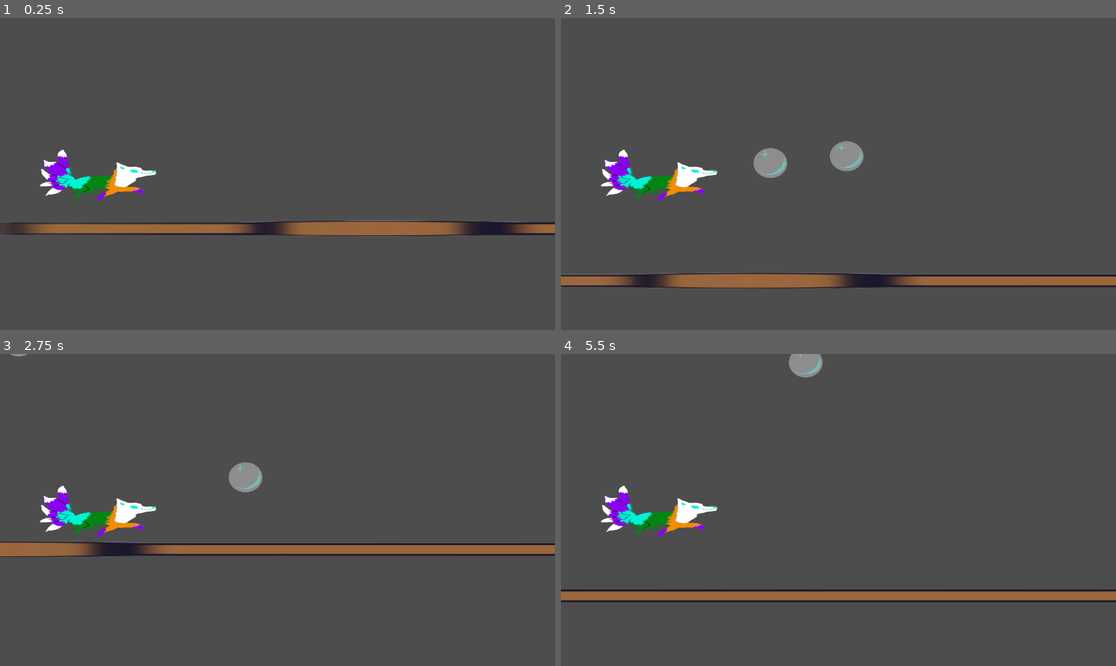
Above: before the commit, frames 1-4 (two rows, left to right).
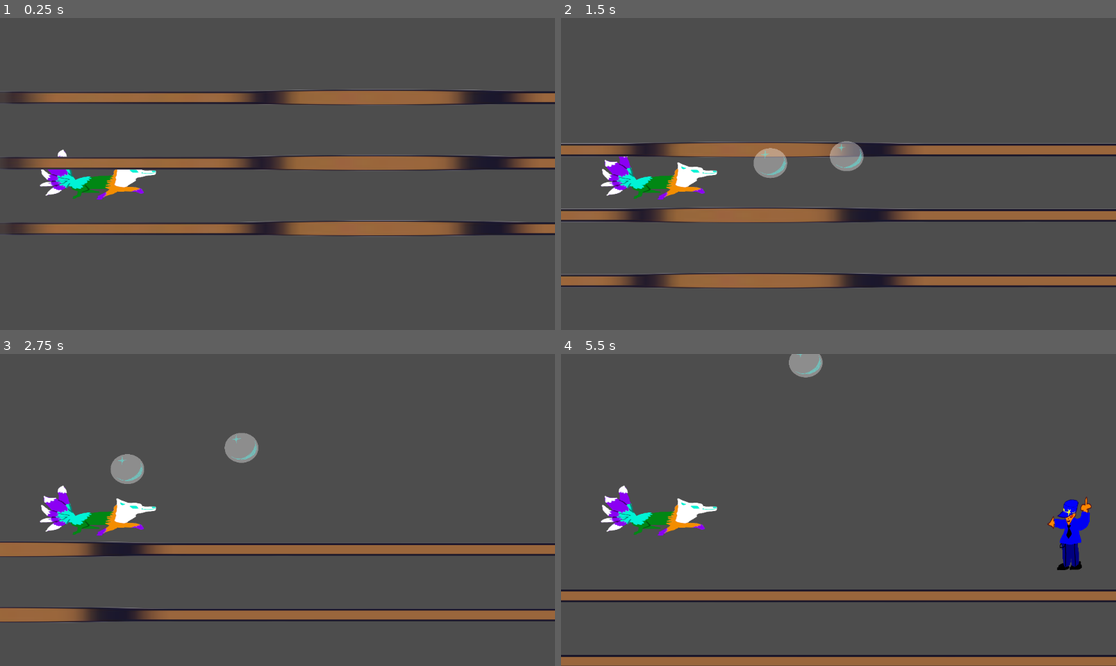
Above: after the commit, the same moments.

Repository: blacitea/waterslide
Game: Godot game, scene res://levels/level1.tscn
The game is run twice, just before and just after one commit, with the same random seed, the same clock (stepped at 60 frames per second) and the same inputs. This scene is started directly instead of the project's main scene. The engine's default icon, where the game draws it, is replaced by a stand-in: a white triangle on a blue panel in a dark square.
Inputs:
- Up to frame 1 (0.25 s): no input
- Up to frame 2 (1.5 s): tap Enter (ui_accept) at 0.5, 0.77 s; hold Right (ui_right) from 0.53 s (still down); tap Z (shoot_bubble) at 0.6, 1.35 s
- Up to frame 3 (2.75 s): tap Enter (ui_accept) at 1.52 s; release Right (ui_right) at 2.03 s; hold Left (ui_left) from 2.03 s (still down); tap Z (shoot_bubble) at 2.1 s
- Up to frame 4 (5.5 s): release Left (ui_left) at 2.78 s; hold Right (ui_right) 2.78-4.28 s; tap Z (shoot_bubble) every 0.75 s from 2.85 to 5.1 s; tap Enter (ui_accept) at 3.02, 3.77, 4.52 s; hold Left (ui_left) 4.28-5.03 s; hold Right (ui_right) from 5.03 s (still down)

The runs differ from the first frame. In frame 1, 8.4% of the frame differs, in the area x 0-100%, y 22-49%; in frame 2, 8.7%, in the area x 0-100%, y 39-66%; in frame 3, 5.6%; in frame 4, 4.5%.

Commit message:
level finished

Diff:
--- a/levels/level1.tscn
+++ b/levels/level1.tscn
@@ -63,13 +63,13 @@
 position = Vector2(-9136, -568)
 
 [node name="enemy 7" parent="." instance=ExtResource("5_c6xfw")]
-position = Vector2(-9136, -1040)
+position = Vector2(-8488, -120)
 
 [node name="enemy 8" parent="." instance=ExtResource("5_c6xfw")]
-position = Vector2(-6736, -568)
+position = Vector2(-7160, -152)
 
 [node name="enemy 9" parent="." instance=ExtResource("5_c6xfw")]
-position = Vector2(-5368, -240)
+position = Vector2(-4544, -152)
 
 [node name="enemy 10" parent="." instance=ExtResource("5_c6xfw")]
 position = Vector2(-6248, -168)
@@ -84,7 +84,7 @@
 position = Vector2(56, 4088)
 
 [node name="large_ground4" parent="." instance=ExtResource("5_t0ame")]
-position = Vector2(9880, 5784)
+position = Vector2(11704, 5992)
 
 [node name="large_ground5" parent="." instance=ExtResource("5_t0ame")]
 position = Vector2(-16184, -7648)
@@ -107,3 +107,168 @@
 [node name="platform11" parent="." instance=ExtResource("4_cuxy1")]
 position = Vector2(14648, -568)
 scale = Vector2(16.6906, 1)
+
+[node name="platform12" parent="." instance=ExtResource("4_cuxy1")]
+position = Vector2(-11704, -552)
+scale = Vector2(11.9706, 1)
+
+[node name="platform13" parent="." instance=ExtResource("4_cuxy1")]
+position = Vector2(-19704, -952)
+scale = Vector2(11.9706, 1)
+
+[node name="platform14" parent="." instance=ExtResource("4_cuxy1")]
+position = Vector2(-19696, -1088)
+scale = Vector2(11.9706, 1)
+
+[node name="platform15" parent="." instance=ExtResource("4_cuxy1")]
+position = Vector2(-4096, -6208)
+scale = Vector2(11.9706, 1)
+
+[node name="platform16" parent="." instance=ExtResource("4_cuxy1")]
+position = Vector2(-5456, 112)
+scale = Vector2(11.9706, 1)
+
+[node name="platform17" parent="." instance=ExtResource("4_cuxy1")]
+position = Vector2(-5376, 256)
+scale = Vector2(11.9706, 1)
+
+[node name="platform18" parent="." instance=ExtResource("4_cuxy1")]
+position = Vector2(-4960, 632)
+scale = Vector2(11.9706, 1)
+
+[node name="platform19" parent="." instance=ExtResource("4_cuxy1")]
+position = Vector2(-5072, 504)
+scale = Vector2(11.9706, 1)
+
+[node name="platform20" parent="." instance=ExtResource("4_cuxy1")]
+position = Vector2(2240, 1832)
+scale = Vector2(11.9706, 1)
+
+[node name="platform21" parent="." instance=ExtResource("4_cuxy1")]
+position = Vector2(3480, 2288)
+scale = Vector2(11.9706, 1)
+
+[node name="platform22" parent="." instance=ExtResource("4_cuxy1")]
+position = Vector2(1008, -1640)
+scale = Vector2(11.9706, 1)
+
+[node name="enemy 11" parent="." instance=ExtResource("5_c6xfw")]
+position = Vector2(-720, -1792)
+
+[node name="enemy 12" parent="." instance=ExtResource("5_c6xfw")]
+position = Vector2(-5704, -3888)
+
+[node name="enemy 13" parent="." instance=ExtResource("5_c6xfw")]
+position = Vector2(-3520, -2928)
+
+[node name="enemy 14" parent="." instance=ExtResource("5_c6xfw")]
+position = Vector2(-6904, -6328)
+
+[node name="enemy 15" parent="." instance=ExtResource("5_c6xfw")]
+position = Vector2(-1544, -6376)
+
+[node name="enemy 16" parent="." instance=ExtResource("5_c6xfw")]
+position = Vector2(-20376, -1216)
+
+[node name="enemy 17" parent="." instance=ExtResource("5_c6xfw")]
+position = Vector2(-21216, -72)
+
+[node name="enemy 18" parent="." instance=ExtResource("5_c6xfw")]
+position = Vector2(-16432, -96)
+
+[node name="enemy 19" parent="." instance=ExtResource("5_c6xfw")]
+position = Vector2(-10352, 744)
+
+[node name="enemy 20" parent="." instance=ExtResource("5_c6xfw")]
+position = Vector2(-7792, 408)
+
+[node name="enemy 21" parent="." instance=ExtResource("5_c6xfw")]
+position = Vector2(-904, 1304)
+
+[node name="enemy 22" parent="." instance=ExtResource("5_c6xfw")]
+position = Vector2(1744, 1720)
+
+[node name="enemy 23" parent="." instance=ExtResource("5_c6xfw")]
+position = Vector2(3024, 2152)
+
+[node name="enemy 24" parent="." instance=ExtResource("5_c6xfw")]
+position = Vector2(3920, 1304)
+
+[node name="enemy 25" parent="." instance=ExtResource("5_c6xfw")]
+position = Vector2(-8, 1736)
+
+[node name="enemy 26" parent="." instance=ExtResource("5_c6xfw")]
+position = Vector2(5760, 1568)
+
+[node name="enemy 27" parent="." instance=ExtResource("5_c6xfw")]
+position = Vector2(7760, 2392)
+
+[node name="enemy 28" parent="." instance=ExtResource("5_c6xfw")]
+position = Vector2(9208, 3032)
+
+[node name="enemy 29" parent="." instance=ExtResource("5_c6xfw")]
+position = Vector2(11776, 3592)
+
+[node name="enemy 30" parent="." instance=ExtResource("5_c6xfw")]
+position = Vector2(13424, 3632)
+
+[node name="enemy 31" parent="." instance=ExtResource("5_c6xfw")]
+position = Vector2(14544, 3608)
+
+[node name="enemy 32" parent="." instance=ExtResource("5_c6xfw")]
+position = Vector2(15264, 3616)
+
+[node name="enemy 33" parent="." instance=ExtResource("5_c6xfw")]
+position = Vector2(16352, 3584)
+
+[node name="enemy 34" parent="." instance=ExtResource("5_c6xfw")]
+position = Vector2(17008, 3584)
+
+[node name="enemy 35" parent="." instance=ExtResource("5_c6xfw")]
+position = Vector2(10080, 5640)
+
+[node name="enemy 36" parent="." instance=ExtResource("5_c6xfw")]
+position = Vector2(12592, 5640)
+
+[node name="enemy 37" parent="." instance=ExtResource("5_c6xfw")]
+position = Vector2(14304, 5640)
+
+[node name="enemy 38" parent="." instance=ExtResource("5_c6xfw")]
+position = Vector2(16256, 5608)
+
+[node name="enemy 39" parent="." instance=ExtResource("5_c6xfw")]
+position = Vector2(17864, 5592)
+
+[node name="enemy 40" parent="." instance=ExtResource("5_c6xfw")]
+position = Vector2(12648, 3640)
+
+[node name="enemy 41" parent="." instance=ExtResource("5_c6xfw")]
+position = Vector2(10864, -712)
+
+[node name="enemy 42" parent="." instance=ExtResource("5_c6xfw")]
+position = Vector2(16800, -688)
+
+[node name="enemy 43" parent="." instance=ExtResource("5_c6xfw")]
+position = Vector2(1336, -1768)
+
+[node name="enemy 44" parent="." instance=ExtResource("5_c6xfw")]
+position = Vector2(2656, -1728)
+
+[node name="enemy 45" parent="." instance=ExtResource("5_c6xfw")]
+position = Vector2(-11648, 720)
+
+[node name="enemy 46" parent="." instance=ExtResource("5_c6xfw")]
+position = Vector2(-9360, 720)
+
+[node name="enemy 47" parent="." instance=ExtResource("5_c6xfw")]
+position = Vector2(-7104, 776)
+
+[node name="enemy 48" parent="." instance=ExtResource("5_c6xfw")]
+position = Vector2(-5856, 768)
+
+[node name="enemy 49" parent="." instance=ExtResource("5_c6xfw")]
+position = Vector2(-3064, 792)
+
+[node name="platform23" parent="." instance=ExtResource("4_cuxy1")]
+position = Vector2(15072, 4176)
+scale = Vector2(16.6906, 1)
